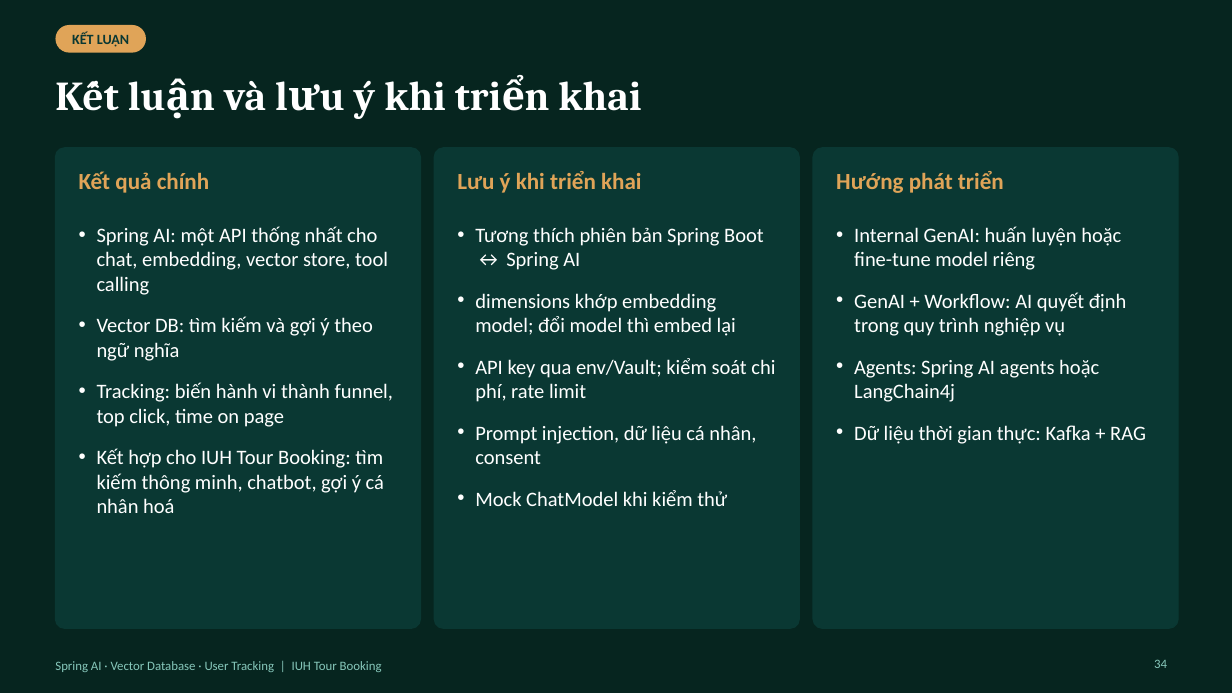
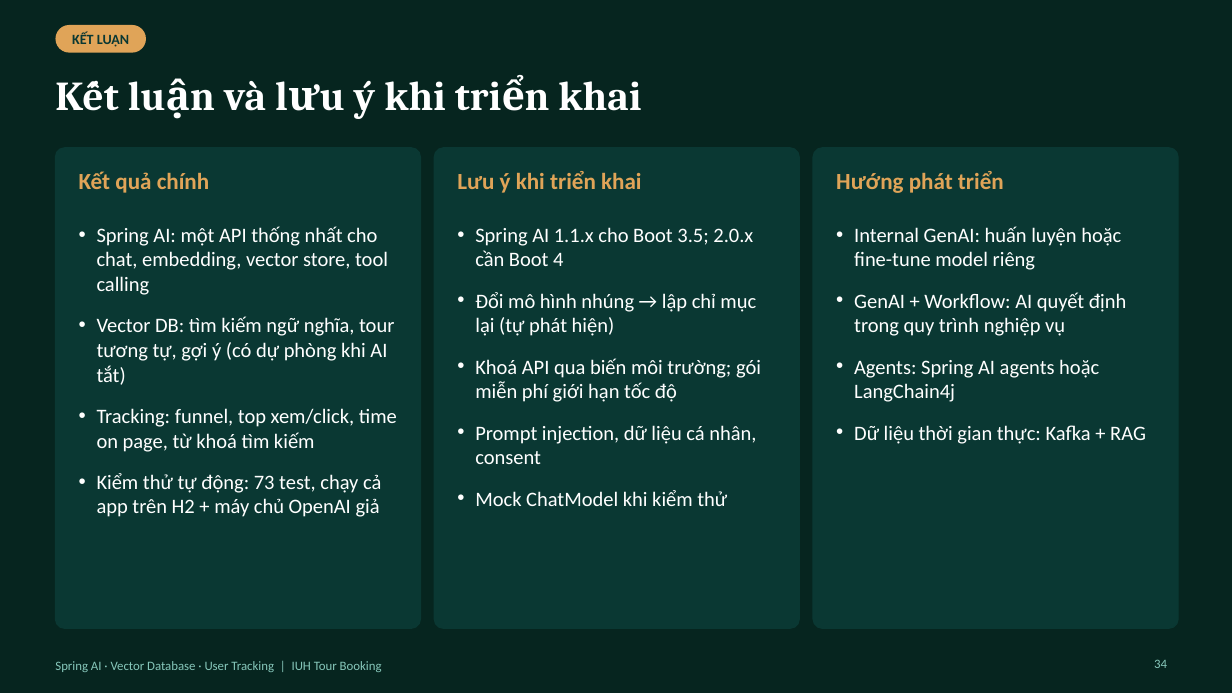
Before and after one commit to kanele05/project_www, a slide deck: slide 34 of docs/presentation/SpringAI_VectorDB_UserTracking.pptx. Drawn at 1232x693 pixels with LibreOffice and Linux fonts; fonts in the diff are those of the drawing. Boxes give left, top, right and bottom in pixels: in the first picture for what was removed or moved away, otherwise in the second. Text is boxed around its words. In the diff, an @@ line names an element or a change of style, - is before the commit and + after.

```diff
--- a/docs/presentation/SpringAI_VectorDB_UserTracking.pptx
+++ b/docs/presentation/SpringAI_VectorDB_UserTracking.pptx
@@ text at [475,227,761,402]: text changed @@
-• Tương thích phiên bản Spring Boot ↔ Spring AI
-• dimensions khớp embedding model; đổi model thì embed lại
-• API key qua env/Vault; kiểm soát chi phí, rate limit
+• Spring AI 1.1.x cho Boot 3.5; 2.0.x cần Boot 4
+• Đổi mô hình nhúng → lập chỉ mục lại (tự phát hiện)
+• Khoá API qua biến môi trường; gói miễn phí giới hạn tốc độ
@@ text at [97,316,397,517]: text changed @@
-• Vector DB: tìm kiếm và gợi ý theo ngữ nghĩa
-• Tracking: biến hành vi thành funnel, top click, time on page
-• Kết hợp cho IUH Tour Booking: tìm kiếm thông minh, chatbot, gợi ý cá nhân hoá
+• Vector DB: tìm kiếm ngữ nghĩa, tour tương tự, gợi ý (có dự phòng khi AI tắt)
+• Tracking: funnel, top xem/click, time on page, từ khoá tìm kiếm
+• Kiểm thử tự động: 73 test, chạy cả app trên H2 + máy chủ OpenAI giả
```
Also in this commit, not shown: 20 other slides changed, 3 other files.
